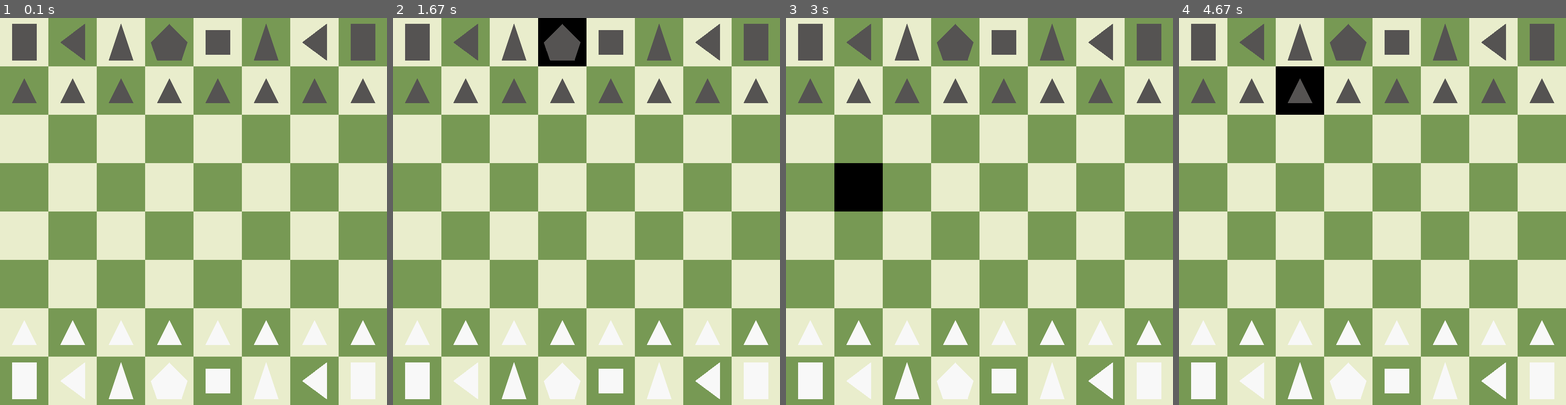
Above: before the commit, frames 1-4 (left to right).
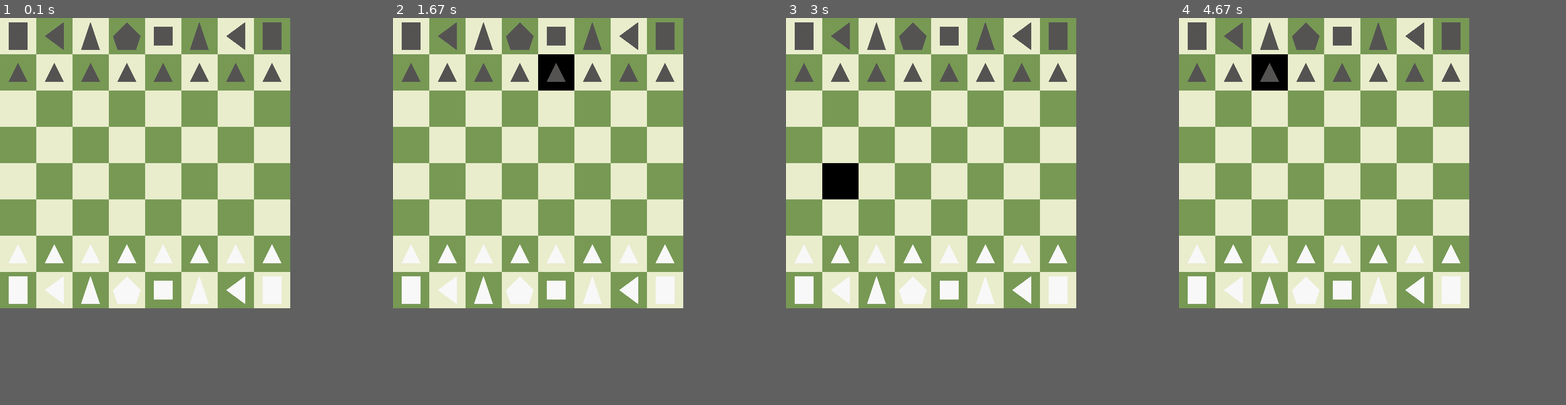
Above: after the commit, the same moments.

Repository: caleb-james-smith/PyGameChess
Game: pygame game, started from play.py
Same seed, same stepped clock (60 frames per second), same inputs: the game is played once before the commit and once after it.
Inputs (mouse positions are in pixels of both pictures, inside the frame that each line leads up to):
- Up to frame 1 (0.1 s): no input
- Up to frame 2 (1.67 s): click (540, 165) at 0.38 s; click (470, 165) at 0.72 s; click (578, 60) at 1.05 s; click (543, 64) at 1.38 s
- Up to frame 3 (3 s): click (933, 192) at 1.72 s; click (1006, 207) at 2.05 s; click (1006, 137) at 2.38 s; click (836, 192) at 2.72 s
- Up to frame 4 (4.67 s): click (1426, 219) at 3.05 s; click (1337, 149) at 3.38 s; click (1260, 110) at 3.72 s; click (1403, 196) at 4.05 s; click (1279, 68) at 4.38 s
In our replay, the window is 800x800 before the commit and 600x600 after it. These sizes can differ from the game's own. Grey fills any space a smaller window leaves; there, only what the larger window draws over its background counts as a difference.

The runs differ from the first frame. In frame 1, 57% of the frame differs, in the area x 0-100%, y 0-100%; in frame 2, 57%; in frame 3, 57%; in frame 4, 57%.

Commit message:
Add functions to board class and test. Test smaller screen size.

Diff:
--- a/board.py
+++ b/board.py
@@ -8,8 +8,44 @@
 # - Fix bug: x, y coordinates (rows, columns) are inverted for notation!
 
 class Board:
-    def __init__(self):
-        return
+    def __init__(self, game, screen, light_color, dark_color, squares_per_side, square_side):
+        self.game               = game
+        self.screen             = screen
+        self.light_color        = light_color
+        self.dark_color         = dark_color
+        self.squares_per_side   = squares_per_side
+        self.square_side        = square_side
+
+    # Get square color based on x, y coordinate indices
+    def GetSquareColor(self, x, y):
+        # Use parity to determine square color
+        parity = (x + y) % 2
+        # Odd parity: dark color
+        if parity:
+            return self.dark_color
+        # Even parity: light color
+        else:
+            return self.light_color
+
+    # Draw a solid square
+    # x_position: x position measured from left edge
+    # y_position: y position measured from top edge
+    def DrawSquare(self, color, x_position, y_position):
+        self.game.draw.rect(self.screen, color, [x_position, y_position, self.square_side, self.square_side], 0)
+
+    # Draw the board
+    # TODO: finish updating and test
+    def DrawBoard(self):
+        # Draw squares
+        for x in range(self.squares_per_side):
+            for y in range(self.squares_per_side):
+                # Get square color
+                color = self.GetSquareColor(x, y)
+                # Get square position
+                x_position = x * self.square_side
+                y_position = y * self.square_side
+                # Draw square
+                self.DrawSquare(color, x_position, y_position)
 
     # get chess notation for given x, y coordinates
     # example: input = [2, 3], output = "c5"
@@ -17,7 +53,7 @@
         chess_notation = None
 
         # check for valid location:
-        if not self.locationIsValid(location):
+        if not self.LocationIsValid(location):
             print("ERROR: The location [x, y] = {0} is not valid!".format(location))
             return chess_notation
 
@@ -41,7 +77,7 @@
         x, y = None, None
 
         # check for valid notation:
-        if not self.notationIsValid(chess_notation):
+        if not self.NotationIsValid(chess_notation):
             print("ERROR: The chess notation coordinate '{0}' is not valid!".format(chess_notation))
             return [x, y]
 
@@ -55,7 +91,7 @@
         return [x, y]
 
     # check if location coordinate (x, y) is valid
-    def locationIsValid(self, location):
+    def LocationIsValid(self, location):
         if not location:
             return False
         if len(location) != 2:
@@ -70,7 +106,7 @@
         return True
 
     # check if chess notation coordinate is valid
-    def notationIsValid(self, chess_notation):
+    def NotationIsValid(self, chess_notation):
         if not chess_notation:
             return False
         if len(chess_notation) != 2:
--- a/play.py
+++ b/play.py
@@ -3,7 +3,6 @@
 # - Date: Project started on November 10, 2023
 
 # TODO:
-# - Draw different shapes for all chess pieces
 # - Move board parameters and drawing functions to board class
 # - Make piece class
 # DONE:
@@ -11,6 +10,7 @@
 # - Fix bug: use square location instead of click location
 # - When a square is clicked, print out the x, y and chess notation coordinates
 # - For clicked square, print number and name of piece in square (or empty).
+# - Draw different shapes for all chess pieces
 
 # Import the pygame library
 import pygame
@@ -147,13 +147,6 @@
 
 # Run the game
 def run_game():
-    # Initialize pygame
-    pygame.init()
-
-    board = Board()
-    state = State()
-    state.SetInitialState()
-
     # Define colors
     PURE_WHITE          = (255, 255, 255)
     PURE_BLACK          = (0, 0, 0)
@@ -164,12 +157,24 @@
     CLICK_COLOR         = PURE_BLACK
 
     # Set up the drawing window (screen)
-    SCREEN_WIDTH        = 800
-    SCREEN_HEIGHT       = 800
-    SQUARE_SIDE         = 100
+    #SCREEN_WIDTH        = 800
+    #SCREEN_HEIGHT       = 800
+    #SQUARE_SIDE         = 100
+    SCREEN_WIDTH        = 600
+    SCREEN_HEIGHT       = 600
+    SQUARE_SIDE         = 75
     SQUARES_PER_SIDE    = 8
     BOARD_SIDE          = SQUARES_PER_SIDE * SQUARE_SIDE
+
+    # Initialize pygame
+    pygame.init()
+    # Create the screen
     screen = pygame.display.set_mode([SCREEN_WIDTH, SCREEN_HEIGHT])
+    # Initialize the board
+    board = Board(pygame, screen, BOARD_LIGHT_COLOR, BOARD_DARK_COLOR, SQUARES_PER_SIDE, SQUARE_SIDE)
+    # Initialize the game state
+    state = State()
+    state.SetInitialState()
 
     # Run until the user asks to quit
     running = True
@@ -209,7 +214,8 @@
         screen.fill(PURE_WHITE)
 
         # Draw the board
-        draw_board(pygame, screen, BOARD_LIGHT_COLOR, BOARD_DARK_COLOR, SQUARES_PER_SIDE, SQUARE_SIDE)
+        #draw_board(pygame, screen, BOARD_LIGHT_COLOR, BOARD_DARK_COLOR, SQUARES_PER_SIDE, SQUARE_SIDE)
+        board.DrawBoard()
 
         # If there was a click, draw the clicked square
         if click_position:
@@ -217,7 +223,8 @@
             square_x = square_position[0]
             square_y = square_position[1]
 
-            draw_square(pygame, screen, CLICK_COLOR, square_x, square_y, SQUARE_SIDE)
+            #draw_square(pygame, screen, CLICK_COLOR, square_x, square_y, SQUARE_SIDE)
+            board.DrawSquare(CLICK_COLOR, square_x, square_y)
 
         # Draw the pieces
         draw_pieces(pygame, screen, state, PIECE_LIGHT_COLOR, PIECE_DARK_COLOR, SQUARES_PER_SIDE, SQUARE_SIDE)
